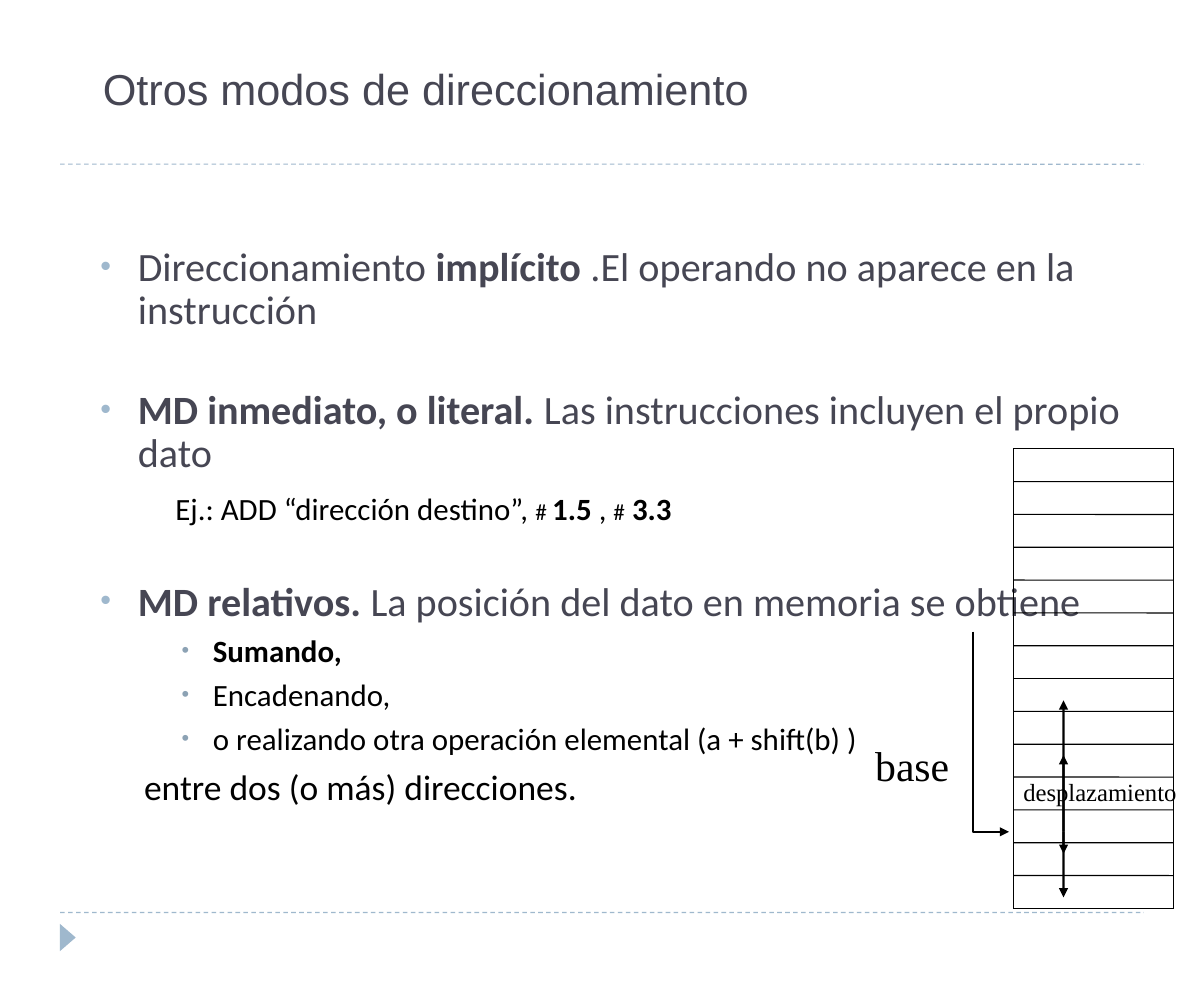
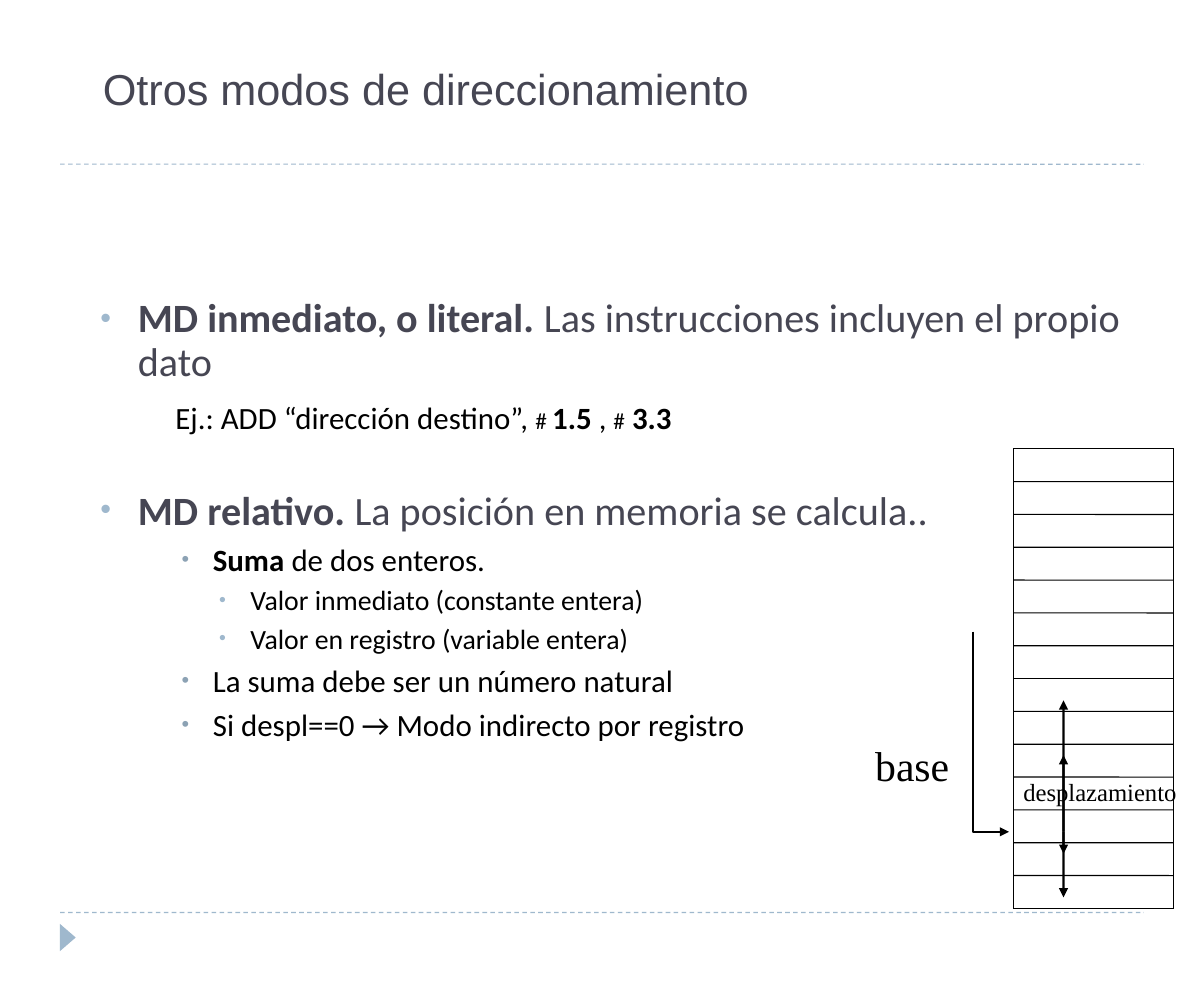
Before and after one commit to luisfromero/fucomp, a slide deck: slide 83 of temas/tema2.pptx (slide 87 before the commit). Drawn at 1204x985 pixels with LibreOffice and Linux fonts; fonts in the diff are those of the drawing. Boxes give left, top, right and bottom in pixels: in the first picture for what was removed or moved away, otherwise in the second. Text is boxed around its words. In the diff, an @@ line names an element or a change of style, - is before the commit and + after.

```diff
--- a/temas/tema2.pptx
+++ b/temas/tema2.pptx
@@ text at <box>138,253,1074,325</box>: paragraph removed @@
-  • Direccionamiento implícito .El operando no aparece en la instrucción
@@ text at <box>138,497,928,742</box>: text changed @@
-  • MD relativos. La posición del dato en memoria se obtiene
-      • Sumando,
-      • Encadenando,
-      • o realizando otra operación elemental (a + shift(b) )
-    entre dos (o más) direcciones.
+  • MD relativo. La posición en memoria se calcula..
+      • Suma de dos enteros.
+        • Valor inmediato (constante entera)
+        • Valor en registro (variable entera)
+      • La suma debe ser un número natural
+      • Si despl==0 → Modo indirecto por registro
```
Also in this commit, not shown: 15 other slides changed, 26 slides added, 14 slides removed, 5 other files.
